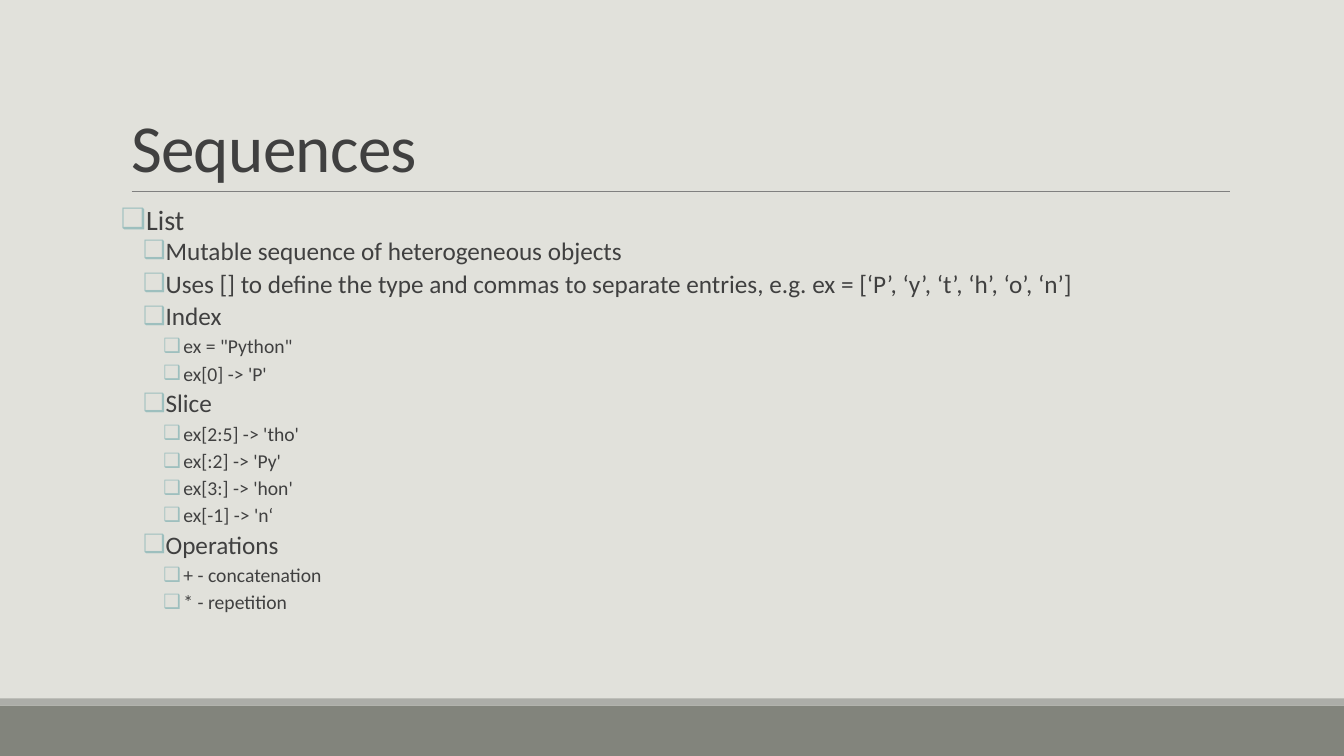
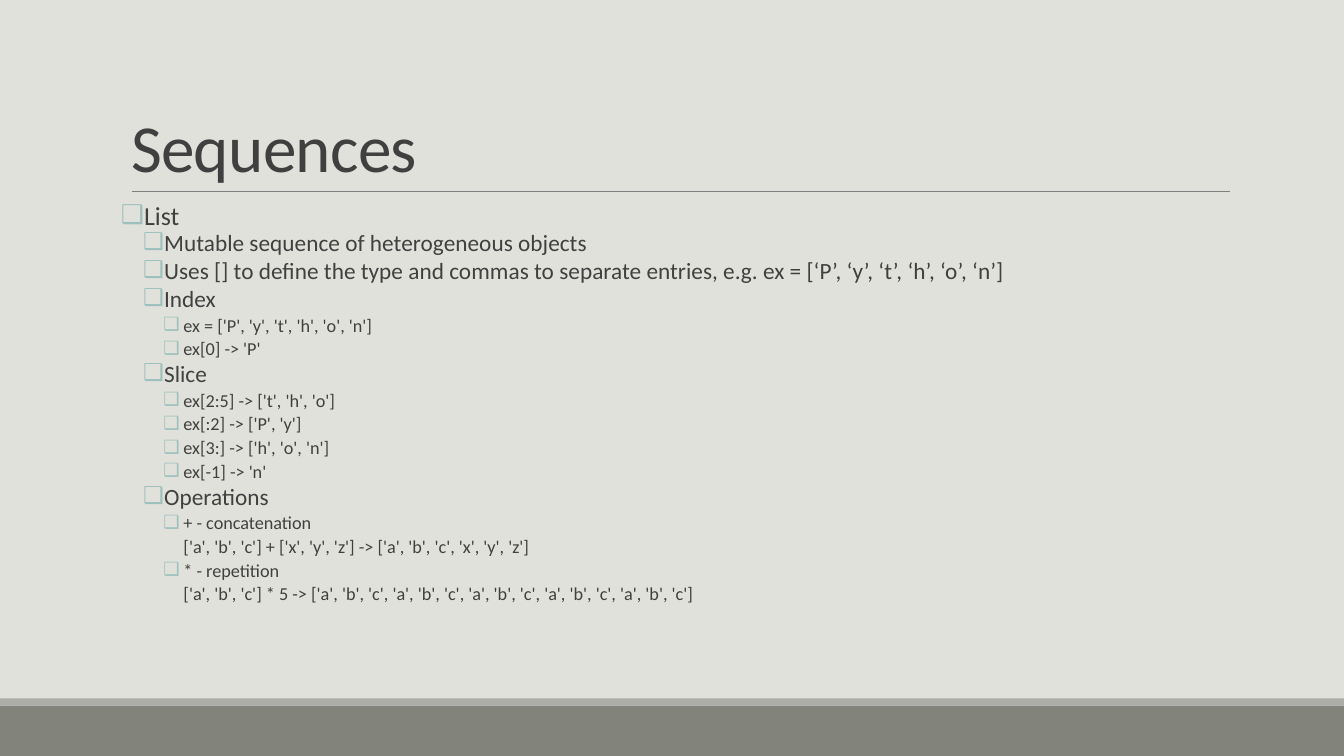
Before and after one commit to tslator/IntroToPython3, a slide deck: slide 49 of Introduction to Python 3.pptm. Drawn at 1344x756 pixels with LibreOffice and Linux fonts; fonts in the diff are those of the drawing. Boxes give left, top, right and bottom in pixels: in the first picture for what was removed or moved away, otherwise in the second. Text is boxed around its words. In the diff, an @@ line names an element or a change of style, - is before the commit and + after.

```diff
--- a/Introduction to Python 3.pptm
+++ b/Introduction to Python 3.pptm
@@ text at (x1=144, y1=207, x2=1003, y2=580): size 20 to 18.5 pt in "List"; size 18 to 16.6 pt in "Mutable sequence of heterogeneous objects", "Uses [] to define the type and ...", "Index", "Slice" and 1 more places; size 14 to 12.9 pt in "ex[0] -> 'P'", "+ - concatenation", "* - repetition"; line spacing 0.8 to 0.7 @@
@@ text at (x1=183, y1=319, x2=372, y2=335): text changed; size 14 to 12.9 pt @@
-    ❑ ex = "Python"
+    ❑ ex = ['P', 'y', 't', 'h', 'o', 'n']
@@ text at (x1=183, y1=394, x2=335, y2=481): text changed; size 14 to 12.9 pt @@
-    ❑ ex[2:5] -> 'tho'
-    ❑ ex[:2] -> 'Py'
-    ❑ ex[3:] -> 'hon'
-    ❑ ex[-1] -> 'n‘
+    ❑ ex[2:5] -> ['t', 'h', 'o']
+    ❑ ex[:2] -> ['P', 'y']
+    ❑ ex[3:] -> ['h', 'o', 'n']
+    ❑ ex[-1] -> 'n'
@@ text at (x1=183, y1=540, x2=529, y2=556): paragraph added @@
+      ['a', 'b', 'c'] + ['x', 'y', 'z'] -> ['a', 'b', 'c', 'x', 'y', 'z']
@@ text at (x1=183, y1=587, x2=693, y2=603): paragraph added @@
+      ['a', 'b', 'c'] * 5 -> ['a', 'b', 'c', 'a', 'b', 'c', 'a', 'b', 'c', 'a', 'b', 'c', 'a', 'b', 'c']
```
Also in this commit, not shown: 20 other slides changed, 42 slides added, 1 slide removed, 15 other files.
